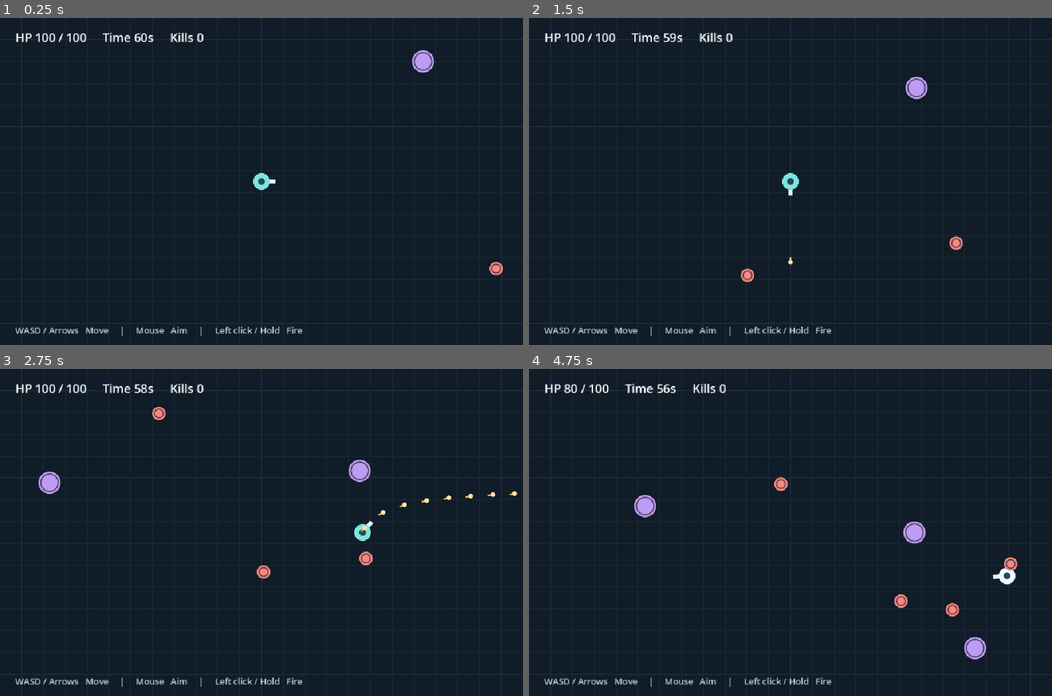
Above: before the commit, frames 1-4 (two rows, left to right).
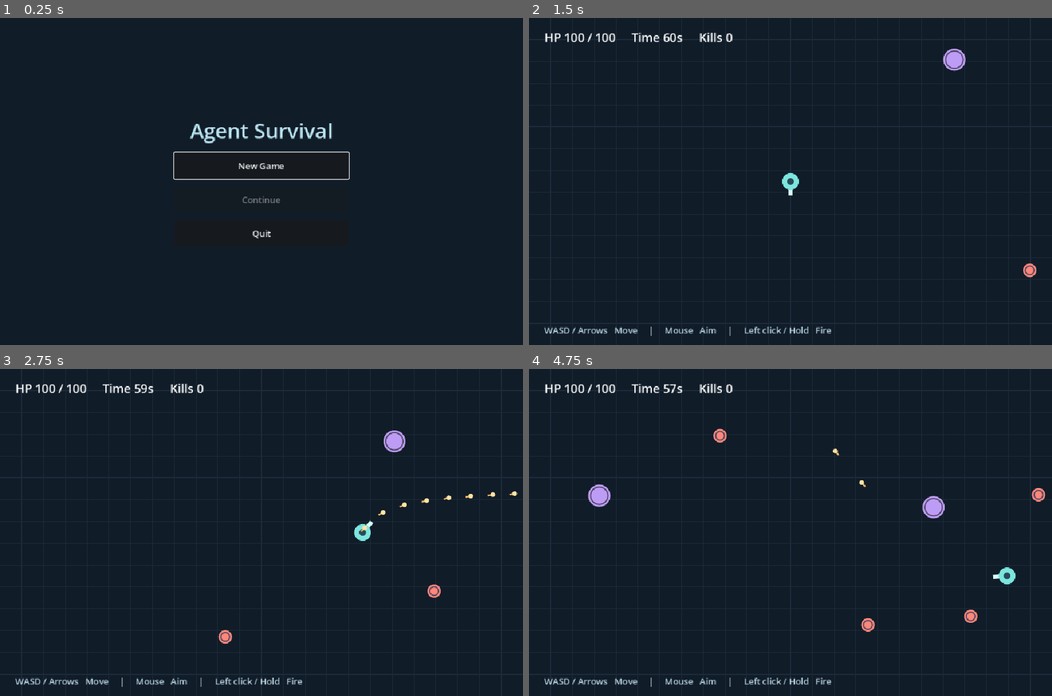
Above: after the commit, the same moments.

Repository: kjw4821/agent-survival
Game: Godot game, scene res://ui/main_menu.tscn
The game is run twice, just before and just after one commit, with the same random seed, the same clock (stepped at 60 frames per second) and the same inputs. Before the commit the project starts from res://combat/arena.tscn.
Inputs (mouse positions are in pixels of both pictures, inside the frame that each line leads up to):
- Up to frame 1 (0.25 s): no input
- Up to frame 2 (1.5 s): click (790, 165) at 0.5 s, where only the run after the commit has a clickable "New Game"; click (790, 201) at 1.25 s, where only the run after the commit has a clickable "Deploy"
- Up to frame 3 (2.75 s): move the mouse to (376, 516) at 2.02 s; press the mouse at (376, 516) at 2.03 s; hold D (move_right) from 2.03 s (still down)
- Up to frame 4 (4.75 s): move the mouse to (685, 548) at 2.77 s; release D (move_right) at 2.78 s; release the mouse at (685, 548) at 2.78 s; hold S (move_down) 2.78-3.53 s; click (685, 548) at 2.85 s; move the mouse to (842, 460) at 3.52 s; press the mouse at (842, 460) at 3.53 s; hold D (move_right) 3.53-4.28 s; move the mouse to (764, 597) at 4.27 s; release the mouse at (764, 597) at 4.28 s; hold W (move_up) from 4.28 s (still down); click (764, 597) at 4.35 s

The runs differ from the first frame. In frame 1, 2.8% of the frame differs, in the area x 2-97%, y 4-98%; in frame 2, 0.8%; in frame 3, 1.2%; in frame 4, 2.5%.

Commit message:
UI 구성 구현
시작 메뉴 - 편성 - 전투 - 게임오버

Diff:
--- a/combat/arena.gd
+++ b/combat/arena.gd
@@ -13,7 +13,7 @@
 @onready var status: Label = $HUD/Status
 @onready var result: ColorRect = $HUD/Result
 @onready var summary: Label = $HUD/Result/Content/Summary
-@onready var restart: Button = $HUD/Result/Content/Restart
+@onready var back_to_briefing: Button = $HUD/Result/Content/BackToBriefing
 
 var elapsed := 0.0
 var spawn_cooldown := 0.0
@@ -25,7 +25,7 @@
 func _ready() -> void:
 	player.weapon.projectiles = $Projectiles
 	player.defeated.connect(_finish.bind(false))
-	restart.pressed.connect(_restart)
+	back_to_briefing.pressed.connect(_return_to_briefing)
 	_spawn_enemy()
 	_spawn_enemy()
 	spawn_cooldown = spawn_interval
@@ -87,11 +87,11 @@
 	enemies.process_mode = Node.PROCESS_MODE_DISABLED
 	$Projectiles.process_mode = Node.PROCESS_MODE_DISABLED
 	_update_hud()
-	var outcome := "Run cleared" if survived else "Run ended"
+	var outcome := "Run cleared" if survived else "Defeated"
 	summary.text = "%s\n%.1fs survived   ·   %d kills" % [outcome, elapsed, kills]
 	result.show()
-	restart.grab_focus()
+	back_to_briefing.grab_focus()
 
 
-func _restart() -> void:
-	get_tree().reload_current_scene()
+func _return_to_briefing() -> void:
+	get_tree().change_scene_to_file("res://ui/briefing.tscn")
--- a/combat/arena.tscn
+++ b/combat/arena.tscn
@@ -43,6 +43,6 @@
 theme_override_font_sizes/font_size = 30
 horizontal_alignment = 1
 
-[node name="Restart" type="Button" parent="HUD/Result/Content"]
+[node name="BackToBriefing" type="Button" parent="HUD/Result/Content"]
 custom_minimum_size = Vector2(0, 48)
-text = "Restart run"
+text = "Back to briefing"
--- a/project.godot
+++ b/project.godot
@@ -11,7 +11,7 @@
 [application]
 
 config/name="AgentSurvival"
-run/main_scene="res://combat/arena.tscn"
+run/main_scene="res://ui/main_menu.tscn"
 config/features=PackedStringArray("4.7", "Forward Plus")
 config/icon="res://icon.svg"
 
--- /dev/null
+++ b/ui/briefing.gd
@@ -0,0 +1,13 @@
+extends Control
+
+
+func _ready() -> void:
+	$Center/Content/Deploy.grab_focus()
+
+
+func _deploy() -> void:
+	get_tree().change_scene_to_file("res://combat/arena.tscn")
+
+
+func _back_to_menu() -> void:
+	get_tree().change_scene_to_file("res://ui/main_menu.tscn")
--- /dev/null
+++ b/ui/briefing.tscn
@@ -0,0 +1,57 @@
+[gd_scene load_steps=2 format=3]
+
+[ext_resource type="Script" path="res://ui/briefing.gd" id="1"]
+
+[node name="Briefing" type="Control"]
+layout_mode = 3
+anchors_preset = 15
+anchor_right = 1.0
+anchor_bottom = 1.0
+grow_horizontal = 2
+grow_vertical = 2
+script = ExtResource("1")
+
+[node name="Background" type="ColorRect" parent="."]
+layout_mode = 1
+anchors_preset = 15
+anchor_right = 1.0
+anchor_bottom = 1.0
+mouse_filter = 2
+color = Color(0.063, 0.11, 0.157, 1)
+
+[node name="Center" type="CenterContainer" parent="."]
+layout_mode = 1
+anchors_preset = 15
+anchor_right = 1.0
+anchor_bottom = 1.0
+
+[node name="Content" type="VBoxContainer" parent="Center"]
+custom_minimum_size = Vector2(320, 0)
+layout_mode = 2
+theme_override_constants/separation = 14
+
+[node name="Title" type="Label" parent="Center/Content"]
+layout_mode = 2
+theme_override_colors/font_color = Color(0.73, 0.89, 0.94, 1)
+theme_override_font_sizes/font_size = 38
+text = "Deployment Briefing"
+horizontal_alignment = 1
+
+[node name="Loadout" type="Label" parent="Center/Content"]
+layout_mode = 2
+theme_override_font_sizes/font_size = 20
+text = "Primary weapon   Machine Gun\nSquad   Solo deployment"
+horizontal_alignment = 1
+
+[node name="Deploy" type="Button" parent="Center/Content"]
+custom_minimum_size = Vector2(0, 48)
+layout_mode = 2
+text = "Deploy"
+
+[node name="Back" type="Button" parent="Center/Content"]
+custom_minimum_size = Vector2(0, 48)
+layout_mode = 2
+text = "Main Menu"
+
+[connection signal="pressed" from="Center/Content/Deploy" to="." method="_deploy"]
+[connection signal="pressed" from="Center/Content/Back" to="." method="_back_to_menu"]
--- /dev/null
+++ b/ui/main_menu.gd
@@ -0,0 +1,13 @@
+extends Control
+
+
+func _ready() -> void:
+	$Center/Content/NewGame.grab_focus()
+
+
+func _start_game() -> void:
+	get_tree().change_scene_to_file("res://ui/briefing.tscn")
+
+
+func _quit_game() -> void:
+	get_tree().quit()
--- /dev/null
+++ b/ui/main_menu.tscn
@@ -0,0 +1,58 @@
+[gd_scene load_steps=2 format=3]
+
+[ext_resource type="Script" path="res://ui/main_menu.gd" id="1"]
+
+[node name="MainMenu" type="Control"]
+layout_mode = 3
+anchors_preset = 15
+anchor_right = 1.0
+anchor_bottom = 1.0
+grow_horizontal = 2
+grow_vertical = 2
+script = ExtResource("1")
+
+[node name="Background" type="ColorRect" parent="."]
+layout_mode = 1
+anchors_preset = 15
+anchor_right = 1.0
+anchor_bottom = 1.0
+mouse_filter = 2
+color = Color(0.063, 0.11, 0.157, 1)
+
+[node name="Center" type="CenterContainer" parent="."]
+layout_mode = 1
+anchors_preset = 15
+anchor_right = 1.0
+anchor_bottom = 1.0
+
+[node name="Content" type="VBoxContainer" parent="Center"]
+custom_minimum_size = Vector2(320, 0)
+layout_mode = 2
+theme_override_constants/separation = 14
+
+[node name="Title" type="Label" parent="Center/Content"]
+layout_mode = 2
+theme_override_colors/font_color = Color(0.73, 0.89, 0.94, 1)
+theme_override_font_sizes/font_size = 38
+text = "Agent Survival"
+horizontal_alignment = 1
+
+[node name="NewGame" type="Button" parent="Center/Content"]
+custom_minimum_size = Vector2(0, 48)
+layout_mode = 2
+text = "New Game"
+
+[node name="Continue" type="Button" parent="Center/Content"]
+custom_minimum_size = Vector2(0, 48)
+layout_mode = 2
+disabled = true
+tooltip_text = "No saved game available"
+text = "Continue"
+
+[node name="Quit" type="Button" parent="Center/Content"]
+custom_minimum_size = Vector2(0, 48)
+layout_mode = 2
+text = "Quit"
+
+[connection signal="pressed" from="Center/Content/NewGame" to="." method="_start_game"]
+[connection signal="pressed" from="Center/Content/Quit" to="." method="_quit_game"]
Not shown, added: ui/briefing.gd.uid
Not shown, added: ui/main_menu.gd.uid
Not shown, changed: AGENTS.md
